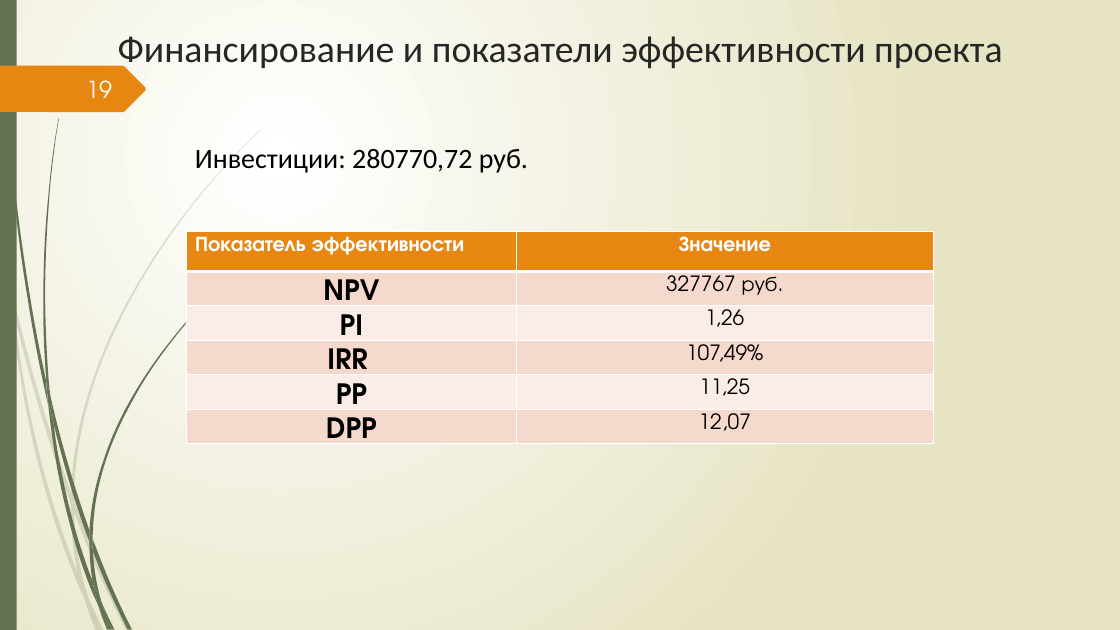
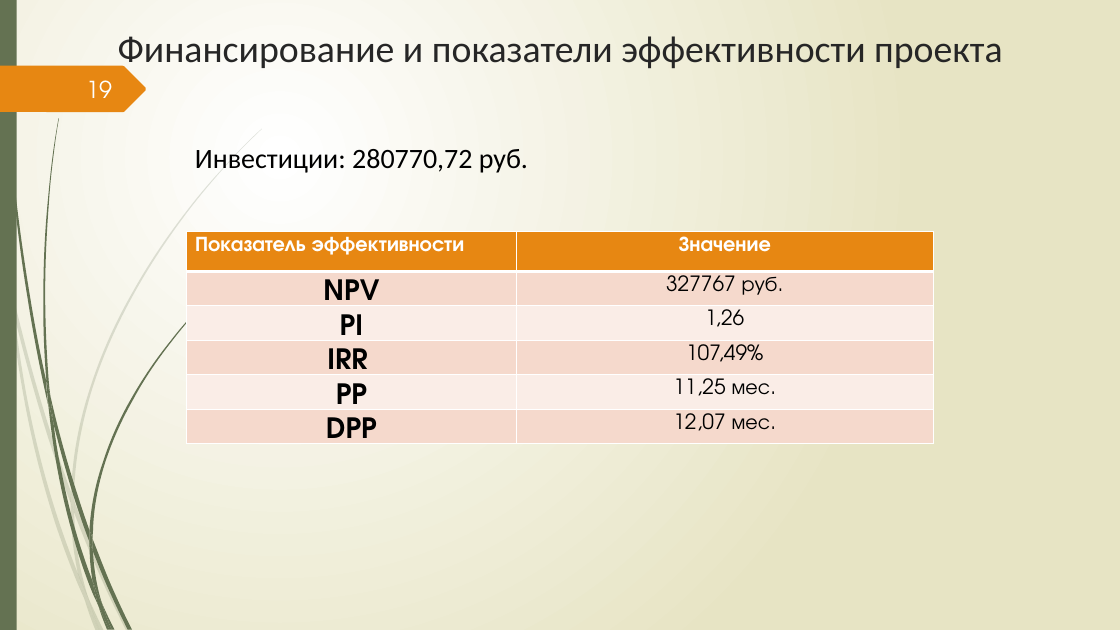
Before and after one commit to Csar9000/Quality-of-life-assessment-system, a slide deck: slide 19 of Документы/Презентация ВКР.pptx. Drawn at 1120x630 pixels with LibreOffice and Linux fonts; fonts in the diff are those of the drawing. Boxes give left, top, right and bottom in pixels: in the first picture for what was removed or moved away, otherwise in the second. Text is boxed around its words. In the diff, an @@ line names an element or a change of style, - is before the commit and + after.

```diff
--- a/Документы/Презентация ВКР.pptx
+++ b/Документы/Презентация ВКР.pptx
@@ table at (187, 232, 933, 448) @@
-row 5, column 2: 11,25
+row 5, column 2: 11,25 мес.
-row 6, column 2: 12,07
+row 6, column 2: 12,07 мес.
```
Also in this commit, not shown: 3 other slides changed, 4 other files.
